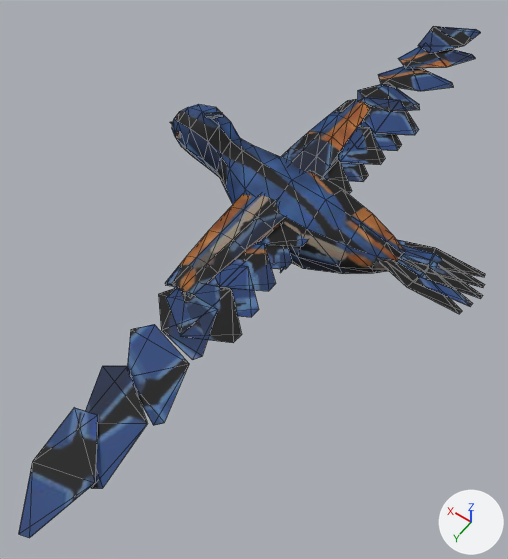
The glTF model arte/modelos/fauna/passaros/passaro_azulao/passaro_azulao.glb as it was, and as the next commit left it.
Camera for both pictures: a 50 mm lens placed at (-0.235, 0.414, 0.589), pointed at (0.01, 0.07, 0.048). The lights are fixed; the arrows at lower right show +X, +Y and +Z. The older version comes first. Mesh edges are drawn as thin lines. Vertices at exactly the same position are counted once.

In view in the first picture: 'azulao_voo_corpo'.
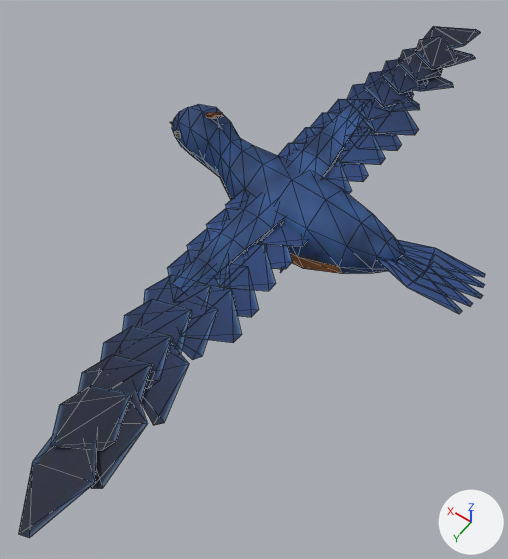
Pixel boxes (x1, y1, x2, y2) of what changed, in the pictures (508 x 559 px):
part 1 of me_azulao_voo_malha, added (blue)
    after: (167, 249, 229, 286)
part 2 of me_azulao_voo_malha, added
    after: (327, 99, 370, 135)
part 3 of me_azulao_voo_malha, added
    after: (50, 35, 457, 451)
part 4 of me_azulao_voo_malha, surface changed
    both: (19, 26, 485, 538)

Diff of the bpy script that builds the scene:
```diff
--- a/arte/modelos/fauna/passaros/passaro_azulao/passaro_azulao.glb.py
+++ b/arte/modelos/fauna/passaros/passaro_azulao/passaro_azulao.glb.py
@@ me_azulao_voo_malha @@
 # used by ob_azulao_voo_corpo; location = (0.0, 0.0, 0.0)
-me_azulao_voo_malha.from_pydata(...)  # 541 vertices, 594 faces; spans x -0.184..0.166, y -0.378..0.377, z 0.003..0.164
+me_azulao_voo_malha.from_pydata(...)  # 757 vertices, 738 faces; spans x -0.184..0.166, y -0.378..0.377, z 0.003..0.164
+# me_azulao_voo_malha part 1: the loose piece of 6 vertices spanning x -0.037..0.033, y 0.125..0.189, z 0.097..0.107 is copied, and the copy is scaled about its middle by (0.806, 1.1, 1.15), then moved by (0.024, -0.025, 0.004); it spans x -0.006..0.051, y 0.097..0.167, z 0.1..0.111
+# me_azulao_voo_malha part 2: the loose piece of 6 vertices spanning x -0.037..0.033, y -0.189..-0.125, z 0.097..0.107 is copied, and the copy is scaled about its middle by (0.806, 1.1, 1.15), then moved by (0.024, 0.025, 0.004); it spans x -0.006..0.051, y -0.167..-0.097, z 0.1..0.111
+# me_azulao_voo_malha part 3: 192 vertices added at x -0.019..0.055, y -0.32..0.32, z 0.1..0.111
+# me_azulao_voo_malha part 4: 594 kept faces spanning x -0.184..0.166, y -0.378..0.377, z 0.003..0.164 get new texture (UV) coordinates
+# other edits to the shape of me_azulao_voo_malha do not show in these pictures
 me_azulao_voo_malha.materials.append(mat_passaro_azulao_tex)
```
